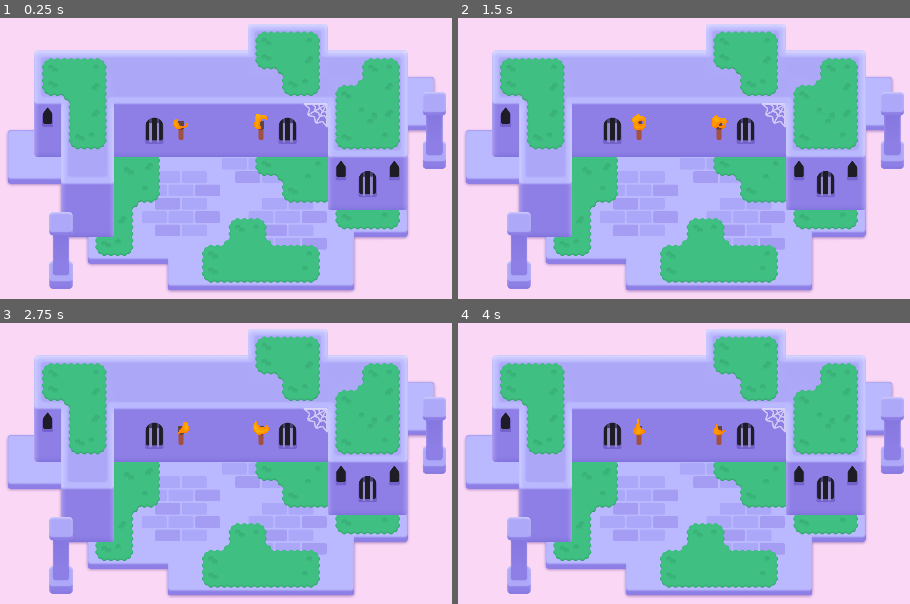
Above: before the commit, frames 1-4 (two rows, left to right).
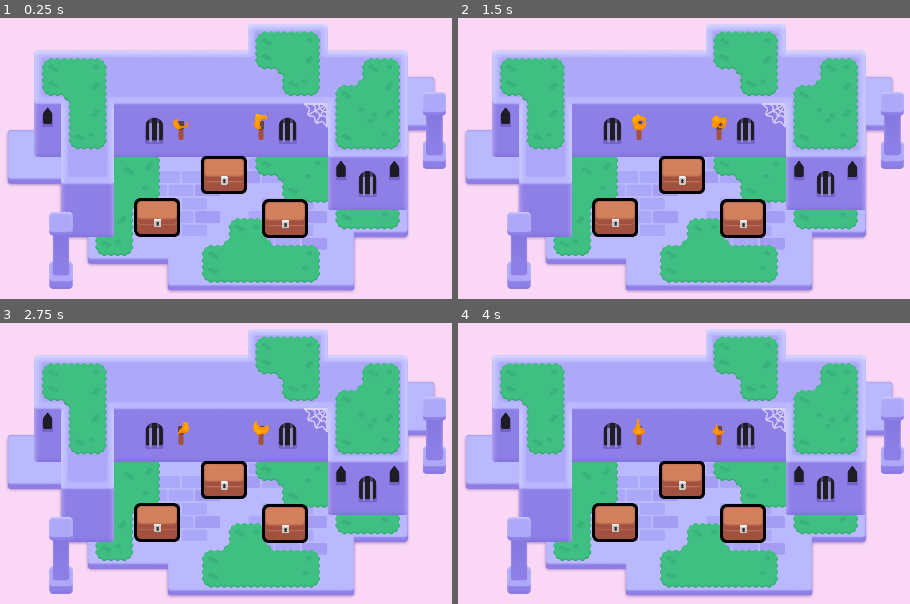
Above: after the commit, the same moments.

Repository: Gaymer7750/2d-GameDev-Course-
Game: Godot game, scene res://lessons/mini_dungeon.tscn
Two runs of this game, one before a commit and one after it. Both use one fixed random seed, a clock stepped at 60 frames per second and the inputs below.
Inputs (mouse positions are in pixels of both pictures, inside the frame that each line leads up to):
- Up to frame 1 (0.25 s): no input
- Up to frame 2 (1.5 s): tap Enter at 0.5 s; move the mouse to (855, 152) at 0.52 s; press the mouse at (855, 152) at 0.53 s; hold D (move_right) 0.53-1.28 s; tap Space at 0.77 s; move the mouse to (516, 197) at 1.27 s; release the mouse at (516, 197) at 1.28 s; hold S (move_down) from 1.28 s (still down); right-click (516, 197) at 1.35 s; click (516, 197) at 1.42 s
- Up to frame 3 (2.75 s): tap Space at 1.52 s; move the mouse to (302, 382) at 2.02 s; release S (move_down) at 2.03 s; hold D (move_right) from 2.03 s (still down); tap Z at 2.1 s; click (302, 382) at 2.17 s
- Up to frame 4 (4 s): move the mouse to (638, 570) at 2.77 s; release D (move_right) at 2.78 s; hold W (move_up) 2.78-3.53 s; click (638, 570) at 2.85 s; tap Space at 3.02, 3.77 s; move the mouse to (outside the picture) at 3.52 s; hold A (move_left) from 3.53 s (still down); hold Right mouse button (right_click) from 3.53 s (still down); click (outside the picture) at 3.67 s

The runs differ from the first frame. In frame 1, 4.2% of the frame differs, in the area x 29-69%, y 49-79%; in frame 2, 4.2%; in frame 3, 4.2%; in frame 4, 4.2%.

Commit message:
L3 P1 and 2

Diff:
--- /dev/null
+++ b/M06.looting_workbook/chest.gd
@@ -0,0 +1,18 @@
+extends Area2D
+
+@onready var canvas_group: CanvasGroup = $CanvasGroup
+
+func _ready() -> void:
+	mouse_entered.connect(_on_mouse_entered)
+	mouse_exited.connect(_on_mouse_exited)
+	canvas_group.material.set_shader_parameter("line_thickness", 3.0)
+func _on_mouse_entered() -> void:
+	var tween := create_tween()
+	tween.tween_method(set_outline_thickness, 3.0, 6.0, 0.08)
+
+func _on_mouse_exited() -> void:
+	var tween := create_tween()
+	tween.tween_method(set_outline_thickness, 6.0, 3.0, 0.08)
+
+func set_outline_thickness(new_thickness: float) -> void:
+	canvas_group.material.set_shader_parameter("line_thickness", new_thickness)
--- a/M06.looting_workbook/chest.tscn
+++ b/M06.looting_workbook/chest.tscn
@@ -1,7 +1,8 @@
-[gd_scene load_steps=7 format=3 uid="uid://bctugbttdmc1v"]
+[gd_scene load_steps=8 format=3 uid="uid://bctugbttdmc1v"]
 
 [ext_resource type="Shader" path="res://lessons/chest/group_outline.gdshader" id="1_0m6kv"]
 [ext_resource type="Texture2D" uid="uid://c3hwsm5ugp8qw" path="res://lessons/chest/bottom.png" id="1_u1df0"]
+[ext_resource type="Script" path="res://chest.gd" id="1_yxhyi"]
 [ext_resource type="Texture2D" uid="uid://bnem1cahhoxdk" path="res://lessons/chest/top.png" id="2_sim52"]
 [ext_resource type="Texture2D" uid="uid://bu2jin246nel5" path="res://lessons/chest/lock.png" id="3_v68y0"]
 
@@ -9,12 +10,14 @@
 size = Vector2(92, 75)
 
 [sub_resource type="ShaderMaterial" id="ShaderMaterial_4fy8r"]
+resource_local_to_scene = true
 shader = ExtResource("1_0m6kv")
 shader_parameter/line_color = Color(0, 0, 0, 1)
 shader_parameter/line_thickness = 4.0
 shader_parameter/viewport_scale = Vector2(1, 1)
 
 [node name="Chest" type="Area2D"]
+script = ExtResource("1_yxhyi")
 
 [node name="CollisionShape2D" type="CollisionShape2D" parent="."]
 visible = false
--- a/M06.looting_workbook/lessons/mini_dungeon.tscn
+++ b/M06.looting_workbook/lessons/mini_dungeon.tscn
@@ -6,6 +6,7 @@
 [ext_resource type="Texture2D" uid="uid://c1rgncfgjxefj" path="res://assets/dungeon/pillar.png" id="4_gq228"]
 [ext_resource type="Texture2D" uid="uid://l0y1k1obencd" path="res://assets/dungeon/spider_web.png" id="5_ywba7"]
 [ext_resource type="PackedScene" uid="uid://eundh35r605v" path="res://assets/torch/torch.tscn" id="6_fokey"]
+[ext_resource type="PackedScene" uid="uid://bctugbttdmc1v" path="res://chest.tscn" id="7_w6jrw"]
 
 [sub_resource type="TileSetAtlasSource" id="TileSetAtlasSource_6s4s5"]
 texture = ExtResource("1_sym7n")
@@ -321,3 +322,12 @@
 mouse_filter = 2
 color = Color(0.977546, 0.842183, 0.960847, 1)
 metadata/_edit_lock_ = true
+
+[node name="Chest" parent="." instance=ExtResource("7_w6jrw")]
+position = Vector2(578, 234)
+
+[node name="Chest2" parent="." instance=ExtResource("7_w6jrw")]
+position = Vector2(725, 339)
+
+[node name="Chest3" parent="." instance=ExtResource("7_w6jrw")]
+position = Vector2(418, 336)
--- a/M06.looting_workbook/practices/L3.P1.hover_the_balloon/balloon_hover.gd
+++ b/M06.looting_workbook/practices/L3.P1.hover_the_balloon/balloon_hover.gd
@@ -6,7 +6,8 @@
 
 func _ready() -> void:
 	set_outline_thickness(5.0)
-
+	mouse_entered.connect(_on_mouse_entered)
+	mouse_exited.connect(_on_mouse_exited)
 
 func set_outline_thickness(new_thickness: float) -> void:
 	if canvas_group_has_material:
@@ -14,8 +15,8 @@
 
 
 func _on_mouse_entered() -> void:
-	pass
+	set_outline_thickness(10.0)
 
 
 func _on_mouse_exited() -> void:
-	pass
+	set_outline_thickness(5.0)
--- a/M06.looting_workbook/practices/L3.P1.hover_the_balloon/balloon_hover.tscn
+++ b/M06.looting_workbook/practices/L3.P1.hover_the_balloon/balloon_hover.tscn
@@ -1,32 +1,40 @@
-[gd_scene load_steps=5 format=3]
+[gd_scene load_steps=7 format=3 uid="uid://dsgh6bua7w1a2"]
 
-[ext_resource type="Script" path="res://practices/L3.P1.hover_the_balloon/balloon_hover.gd" id="1_vlnte"]
-[ext_resource type="Texture2D" path="res://practices/L3.P1.hover_the_balloon/balloon_tail.png" id="2_vuggf"]
-[ext_resource type="Texture2D" path="res://practices/L3.P1.hover_the_balloon/balloon_top.png" id="3_ora8m"]
+[ext_resource type="Script" path="res://practices/L3.P1.hover_the_balloon/balloon_hover.gd" id="1_mw77j"]
+[ext_resource type="Texture2D" uid="uid://cf487car4l5gm" path="res://practices/L3.P1.hover_the_balloon/balloon_tail.png" id="2_75vvf"]
+[ext_resource type="Shader" path="res://practices/L3.P1.hover_the_balloon/group_outline.gdshader" id="2_m5sko"]
+[ext_resource type="Texture2D" uid="uid://b1adpk1vpdh7r" path="res://practices/L3.P1.hover_the_balloon/balloon_top.png" id="3_cmfyc"]
 
 [sub_resource type="CapsuleShape2D" id="CapsuleShape2D_cs4t6"]
 radius = 47.0
 height = 166.0
 
+[sub_resource type="ShaderMaterial" id="ShaderMaterial_7g7mv"]
+shader = ExtResource("2_m5sko")
+shader_parameter/line_color = Color(0, 0, 0, 1)
+shader_parameter/line_thickness = 4.0
+shader_parameter/viewport_scale = Vector2(1, 1)
+
 [node name="BalloonHover" type="Area2D"]
 position = Vector2(960, 540)
 collision_layer = 2
 collision_mask = 0
-script = ExtResource("1_vlnte")
+script = ExtResource("1_mw77j")
 
 [node name="CollisionShape2D" type="CollisionShape2D" parent="."]
 position = Vector2(0, -16)
 shape = SubResource("CapsuleShape2D_cs4t6")
 
 [node name="CanvasGroup" type="CanvasGroup" parent="."]
+material = SubResource("ShaderMaterial_7g7mv")
 position = Vector2(0, 33)
 
 [node name="Tail" type="Sprite2D" parent="CanvasGroup"]
 position = Vector2(0, -37)
-texture = ExtResource("2_vuggf")
+texture = ExtResource("2_75vvf")
 offset = Vector2(0, 34)
 
 [node name="Top" type="Sprite2D" parent="CanvasGroup"]
 position = Vector2(0, -79)
-texture = ExtResource("3_ora8m")
+texture = ExtResource("3_cmfyc")
 offset = Vector2(0, 5)
--- a/M06.looting_workbook/practices/L3.P1.hover_the_balloon/hover_the_balloon.tscn
+++ b/M06.looting_workbook/practices/L3.P1.hover_the_balloon/hover_the_balloon.tscn
@@ -1,16 +1,11 @@
-[gd_scene load_steps=3 format=3]
+[gd_scene load_steps=2 format=3 uid="uid://c5sdaatwfgddt"]
 
-[ext_resource type="PackedScene" path="res://practices/L3.P1.hover_the_balloon/balloon_hover.tscn" id="1_biewv"]
-[ext_resource type="Script" path="res://practices/L3.P1.hover_the_balloon/balloon_hover.gd" id="2_mo74b"]
+[ext_resource type="PackedScene" uid="uid://dsgh6bua7w1a2" path="res://practices/L3.P1.hover_the_balloon/balloon_hover.tscn" id="1_biewv"]
 
 [node name="HoverTheBalloon" type="Node2D"]
 metadata/_edit_horizontal_guides_ = []
 
-[node name="BalloonHover" type="Area2D" parent="." instance=ExtResource("1_biewv")]
-position = Vector2(960, 540)
-collision_layer = 2
-collision_mask = 0
-script = ExtResource("2_mo74b")
+[node name="BalloonHover" parent="." instance=ExtResource("1_biewv")]
 
 [node name="ExtraVisuals" type="Node" parent="."]
 
--- a/M06.looting_workbook/practices/L3.P2.sting_the_balloon/balloon_sting.gd
+++ b/M06.looting_workbook/practices/L3.P2.sting_the_balloon/balloon_sting.gd
@@ -2,8 +2,8 @@
 
 
 func _ready() -> void:
-	pass
+	mouse_entered.connect(_on_mouse_entered)
 
 
 func _on_mouse_entered() -> void:
-	pass
+	queue_free()
--- a/M06.looting_workbook/practices/L3.P2.sting_the_balloon/sting_the_balloon.tscn
+++ b/M06.looting_workbook/practices/L3.P2.sting_the_balloon/sting_the_balloon.tscn
@@ -1,16 +1,11 @@
-[gd_scene load_steps=3 format=3]
+[gd_scene load_steps=2 format=3 uid="uid://ciuu5yjl84uiu"]
 
 [ext_resource type="PackedScene" path="res://practices/L3.P2.sting_the_balloon/balloon_sting.tscn" id="1_cq1j7"]
-[ext_resource type="Script" path="res://practices/L3.P2.sting_the_balloon/balloon_sting.gd" id="2_hngyr"]
 
 [node name="StingTheBalloon" type="Node2D"]
 metadata/_edit_horizontal_guides_ = []
 
-[node name="BalloonSting" type="Area2D" parent="." instance=ExtResource("1_cq1j7")]
-position = Vector2(960, 540)
-collision_layer = 2
-collision_mask = 0
-script = ExtResource("2_hngyr")
+[node name="BalloonSting" parent="." instance=ExtResource("1_cq1j7")]
 
 [node name="ExtraVisuals" type="Node" parent="."]
 
Not shown: 1 places in M06.looting_workbook/lessons/mini_dungeon.tscn that only renumber resources
